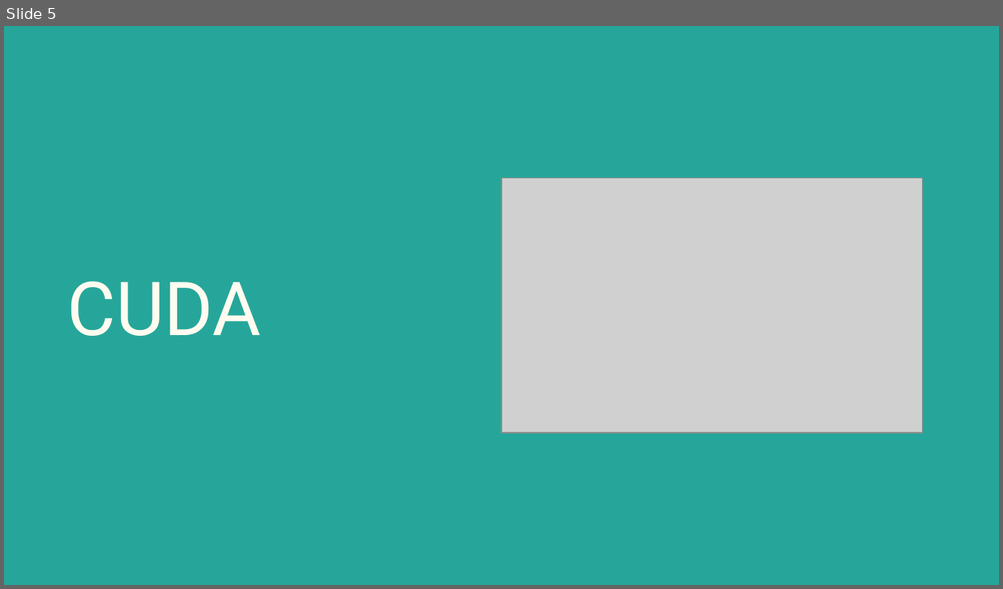
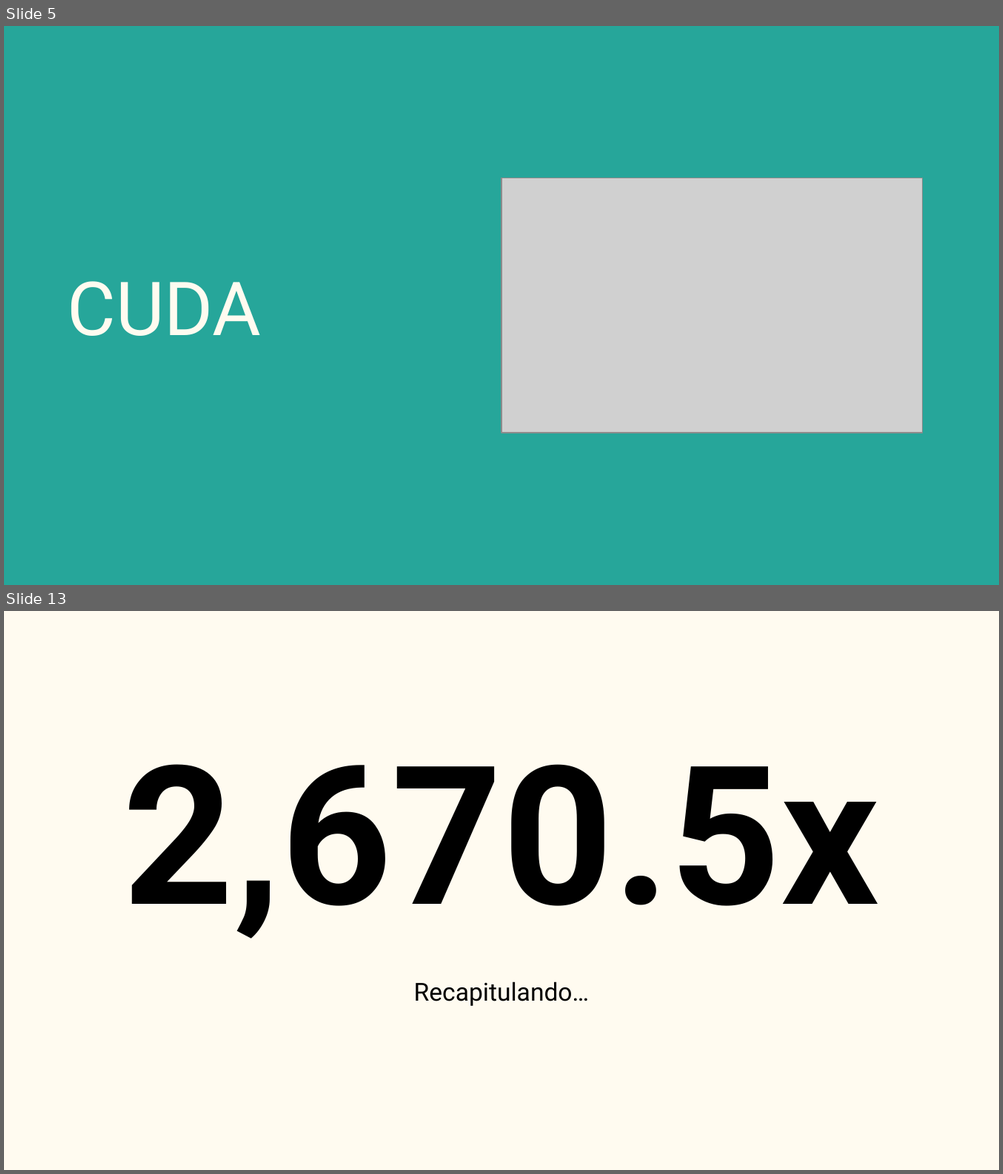
Before and after one commit to Camilo649/Computacion-Paralela-2025-FaMAF, a slide deck: Lab4/Presentación Laboratorio 4.pptx. Shown one above the other, each under a label of ours: slide 5 before the commit, slides 5 and 13 after it; the slides between them are not shown. The pictures are 1003x589 and 1003x1174 pixels, drawn with LibreOffice and Linux fonts; fonts in the diff are those of the drawing; grey boxes stand for pictures. Boxes give left, top, right and bottom in pixels: in the first picture for what was removed or moved away, otherwise in the second. Text is boxed around its words. In the diff, an @@ line names an element or a change of style, - is before the commit and + after.

```diff
--- a/Lab4/Presentación Laboratorio 4.pptx
+++ b/Lab4/Presentación Laboratorio 4.pptx
@@ slide 13 added at (4,611,999,1170), background #FFFBF0 @@
@@ title added at (122,764,879,939), 140 pt, text #000000, bold @@
+2,670.5x
@@ text added at (414,982,589,1006), 18 pt, text #000000 @@
+Recapitulando…
```
Also in this commit, not shown: 4 other slides added, 1 slide removed, 12 other files.
